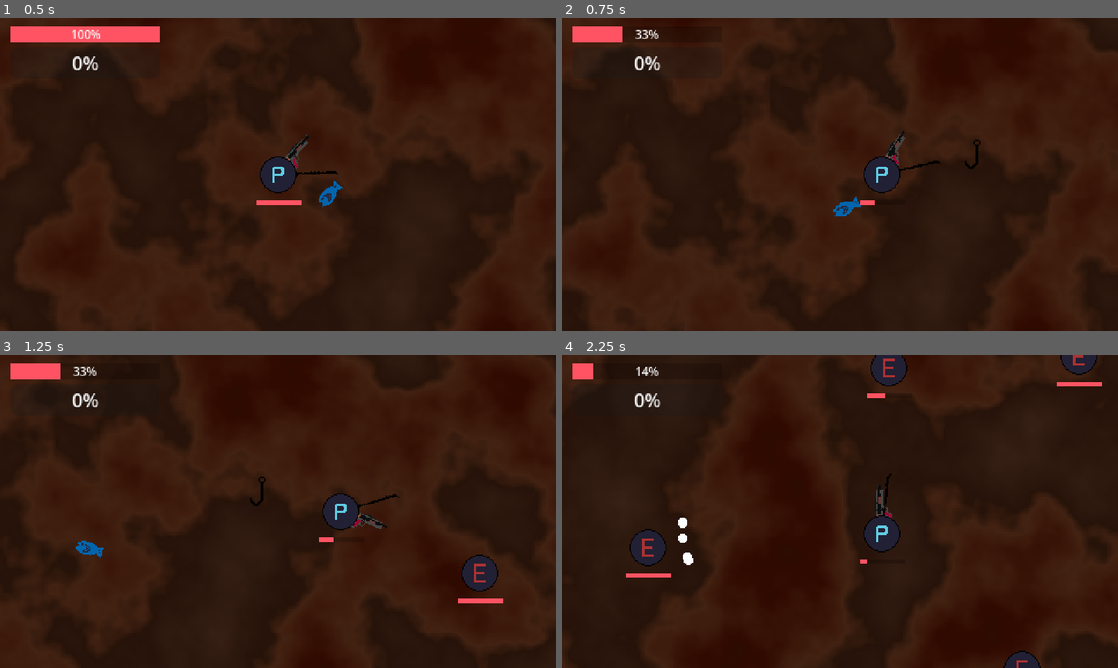
Above: before the commit, frames 1-4 (two rows, left to right).
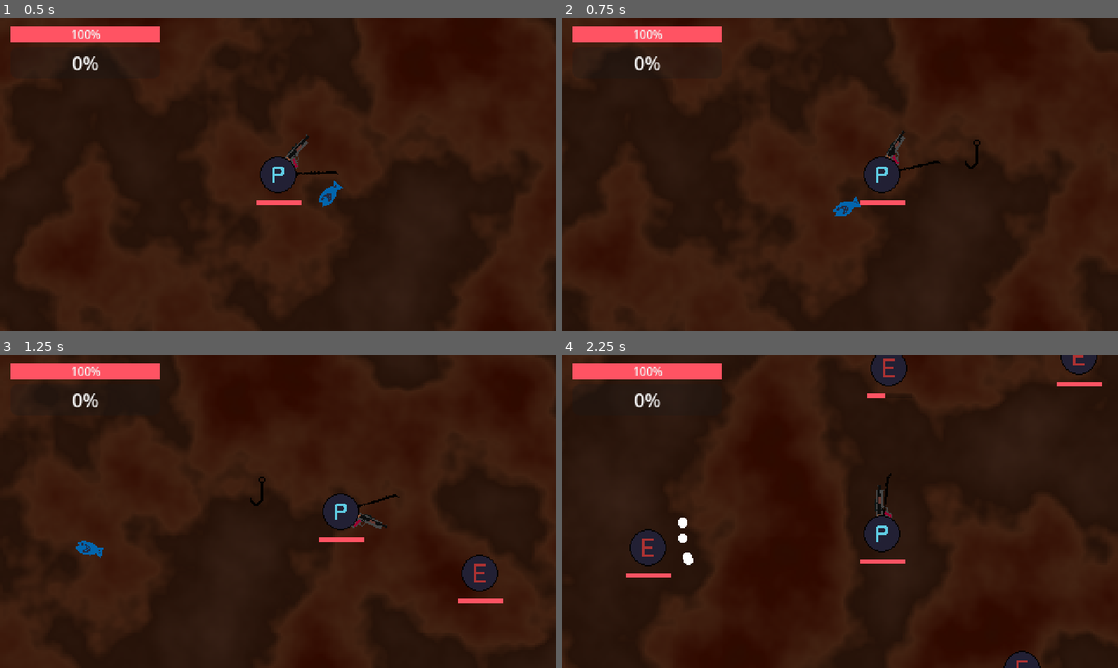
Above: after the commit, the same moments.

Repository: BaldurThor/CGDD
Game: Godot game, scene res://scenes/main.tscn
Same seed, same stepped clock (60 frames per second), same inputs: the game is played once before the commit and once after it.
Inputs (mouse positions are in pixels of both pictures, inside the frame that each line leads up to):
- Up to frame 1 (0.5 s): no input
- Up to frame 2 (0.75 s): tap Enter at 0.5 s; move the mouse to (962, 158) at 0.52 s; hold D (move_right) from 0.53 s (still down); tap G at 0.6 s; click (962, 158) at 0.67 s
- Up to frame 3 (1.25 s): keep holding D (move_right)
- Up to frame 4 (2.25 s): move the mouse to (728, 527) at 1.27 s; release D (move_right) at 1.28 s; hold S (move_down) 1.28-2.03 s; tap G at 1.35, 2.1 s; move the mouse to (895, 442) at 2.02 s; hold D (move_right) from 2.03 s (still down)

Frame 1 is identical in both runs. In frame 2, 1.0% of the frame differs, in the area x 10-62%, y 2-60%; in frame 3, 1.0%; in frame 4, 1.3%, in the area x 5-62%, y 2-67%.

Commit message:
Add basic ability selection

Diff:
--- a/assets/abilities/gater_hide.tres
+++ /dev/null
@@ -1,11 +0,0 @@
-[gd_resource type="Resource" script_class="AbilityInfo" load_steps=3 format=3 uid="uid://bbt18co7pmomp"]
-
-[ext_resource type="Script" path="res://scripts/ability_system/abilities/gater_hide.gd" id="1_f6gvn"]
-[ext_resource type="Script" path="res://scripts/ability_system/ability_info.gd" id="2_esiq2"]
-
-[resource]
-script = ExtResource("2_esiq2")
-ability_script = ExtResource("1_f6gvn")
-name = "Gater Hide"
-rarity = 0
-incompatabilities = Array[ExtResource("2_esiq2")]([])
--- /dev/null
+++ b/assets/abilities/gator_hide.tres
@@ -0,0 +1,13 @@
+[gd_resource type="Resource" script_class="AbilityInfo" load_steps=4 format=3 uid="uid://bbt18co7pmomp"]
+
+[ext_resource type="Script" path="res://scripts/ability_system/abilities/gator_hide.gd" id="1_qcqjh"]
+[ext_resource type="Script" path="res://scripts/ability_system/ability_info.gd" id="2_h5hrw"]
+[ext_resource type="Texture2D" uid="uid://dpdb2vy23mepu" path="res://assets/fish.png" id="2_s7ucx"]
+
+[resource]
+script = ExtResource("2_h5hrw")
+ability_script = ExtResource("1_qcqjh")
+name = "Gator Hide"
+rarity = 0
+icon = ExtResource("2_s7ucx")
+incompatabilities = Array[ExtResource("2_h5hrw")]([])
--- /dev/null
+++ b/assets/abilities/gator_tooth.tres
@@ -0,0 +1,13 @@
+[gd_resource type="Resource" script_class="AbilityInfo" load_steps=4 format=3 uid="uid://b5mv78hb7m7u5"]
+
+[ext_resource type="Script" path="res://scripts/ability_system/abilities/gator_tooth.gd" id="1_3t3ty"]
+[ext_resource type="Texture2D" uid="uid://dpdb2vy23mepu" path="res://assets/fish.png" id="2_71y06"]
+[ext_resource type="Script" path="res://scripts/ability_system/ability_info.gd" id="2_wkyug"]
+
+[resource]
+script = ExtResource("2_wkyug")
+ability_script = ExtResource("1_3t3ty")
+name = "Gator Tooth"
+rarity = 0
+icon = ExtResource("2_71y06")
+incompatabilities = Array[ExtResource("2_wkyug")]([])
--- a/assets/abilities/loot_table.tres
+++ b/assets/abilities/loot_table.tres
@@ -1,9 +1,11 @@
-[gd_resource type="Resource" script_class="AbilityPool" load_steps=4 format=3 uid="uid://ci2k3ke86qm0e"]
+[gd_resource type="Resource" script_class="AbilityPool" load_steps=6 format=3 uid="uid://ci2k3ke86qm0e"]
 
 [ext_resource type="Script" path="res://scripts/ability_system/ability_info.gd" id="1_7pjxk"]
-[ext_resource type="Resource" uid="uid://bbt18co7pmomp" path="res://assets/abilities/gater_hide.tres" id="2_u5r05"]
+[ext_resource type="Resource" uid="uid://bbt18co7pmomp" path="res://assets/abilities/gator_hide.tres" id="2_eei0h"]
 [ext_resource type="Script" path="res://scripts/ability_system/ability_pool.gd" id="3_bjtgc"]
+[ext_resource type="Resource" uid="uid://b5mv78hb7m7u5" path="res://assets/abilities/gator_tooth.tres" id="3_dlt83"]
+[ext_resource type="Resource" uid="uid://dq5syac80mru7" path="res://assets/abilities/redneck_fury.tres" id="4_iwhf5"]
 
 [resource]
 script = ExtResource("3_bjtgc")
-abilities = Array[ExtResource("1_7pjxk")]([ExtResource("2_u5r05")])
+abilities = Array[ExtResource("1_7pjxk")]([ExtResource("2_eei0h"), ExtResource("3_dlt83"), ExtResource("4_iwhf5")])
--- /dev/null
+++ b/assets/abilities/redneck_fury.tres
@@ -0,0 +1,13 @@
+[gd_resource type="Resource" script_class="AbilityInfo" load_steps=4 format=3 uid="uid://dq5syac80mru7"]
+
+[ext_resource type="Script" path="res://scripts/ability_system/abilities/redneck_fury.gd" id="1_yr8t2"]
+[ext_resource type="Texture2D" uid="uid://dpdb2vy23mepu" path="res://assets/fish.png" id="2_e8h2g"]
+[ext_resource type="Script" path="res://scripts/ability_system/ability_info.gd" id="2_mgn6p"]
+
+[resource]
+script = ExtResource("2_mgn6p")
+ability_script = ExtResource("1_yr8t2")
+name = "Redneck Fury"
+rarity = 1
+icon = ExtResource("2_e8h2g")
+incompatabilities = Array[ExtResource("2_mgn6p")]([])
--- a/default_bus_layout.tres
+++ b/default_bus_layout.tres
@@ -1,4 +1,4 @@
 [gd_resource type="AudioBusLayout" format=3 uid="uid://dmtpb5xl1lpwo"]
 
 [resource]
-bus/0/volume_db = -13.2994
+bus/0/volume_db = -25.7583
--- /dev/null
+++ b/scenes/ability_choice.tscn
@@ -0,0 +1,26 @@
+[gd_scene load_steps=2 format=3 uid="uid://1in5byv3fld3"]
+
+[ext_resource type="Script" path="res://scripts/ability_system/ability_choice.gd" id="1_3i24v"]
+
+[node name="AbilityChoice" type="Button"]
+size_flags_horizontal = 3
+script = ExtResource("1_3i24v")
+
+[node name="VBoxContainer" type="VBoxContainer" parent="."]
+layout_mode = 1
+anchors_preset = 15
+anchor_right = 1.0
+anchor_bottom = 1.0
+grow_horizontal = 2
+grow_vertical = 2
+
+[node name="Label" type="Label" parent="VBoxContainer"]
+layout_mode = 2
+text = "Gator Skin"
+horizontal_alignment = 1
+
+[node name="TextureRect" type="TextureRect" parent="VBoxContainer"]
+layout_mode = 2
+size_flags_vertical = 3
+expand_mode = 2
+stretch_mode = 5
--- a/scenes/experience_bar.gd
+++ b/scenes/experience_bar.gd
@@ -9,4 +9,5 @@
 	step = 1
 
 func _update_experience_bar(experience_amount: int) -> void:
-	value = experience_amount
+	value = experience.current_experience
+	max_value = experience.required_for_level_up
--- a/scenes/experience_tracker.gd
+++ b/scenes/experience_tracker.gd
@@ -4,8 +4,10 @@
 
 var current_experience: int = 0
 var required_for_level_up: int = 10
+
 signal gain_experience(amount: int)
 signal update_experience_bar(experience: int)
+signal level_up
 
 func _ready() -> void:
 	gain_experience.connect(_gain_experience)
@@ -13,3 +15,7 @@
 func _gain_experience(amount: int) -> void:
 	current_experience += amount
 	update_experience_bar.emit(current_experience)
+
+	if current_experience >= required_for_level_up:
+		required_for_level_up *= 2.5
+		level_up.emit()
--- a/scenes/player.tscn
+++ b/scenes/player.tscn
@@ -7,10 +7,11 @@
 [ext_resource type="PackedScene" uid="uid://dtbj53hjoq25a" path="res://scenes/gun.tscn" id="5_toqby"]
 [ext_resource type="Resource" uid="uid://b5gw2j56cc2f6" path="res://assets/weapons/shotgun.tres" id="6_0jfqt"]
 [ext_resource type="Resource" uid="uid://crp6kr4pegrt8" path="res://assets/weapons/rifle.tres" id="6_hxhvb"]
-[ext_resource type="PackedScene" path="res://scenes/bullet.tscn" id="6_rvydb"]
+[ext_resource type="PackedScene" uid="uid://bssayd55xxlaq" path="res://scenes/bullet.tscn" id="6_rvydb"]
 [ext_resource type="Script" path="res://scripts/rod_swivel.gd" id="6_swhb5"]
 [ext_resource type="Resource" uid="uid://ci2k3ke86qm0e" path="res://assets/abilities/loot_table.tres" id="7_75cg3"]
 [ext_resource type="Texture2D" uid="uid://cfyf3iuyo4vwe" path="res://assets/rod_placeholder.png" id="7_l7pv7"]
+[ext_resource type="Script" path="res://scripts/ability_system/ability_picker.gd" id="7_v6y57"]
 [ext_resource type="Script" path="res://scripts/hook.gd" id="8_qymma"]
 [ext_resource type="Script" path="res://scenes/experience_bar.gd" id="10_pxkv6"]
 [ext_resource type="Script" path="res://scenes/experience_radius.gd" id="11_fmot2"]
@@ -84,6 +85,30 @@
 layout_mode = 2
 script = ExtResource("10_pxkv6")
 
+[node name="AbilityPicker" type="VBoxContainer" parent="HUD"]
+unique_name_in_owner = true
+anchors_preset = 8
+anchor_left = 0.5
+anchor_top = 0.5
+anchor_right = 0.5
+anchor_bottom = 0.5
+offset_left = -125.0
+offset_top = -51.0
+offset_right = 125.0
+offset_bottom = 51.0
+grow_horizontal = 2
+grow_vertical = 2
+script = ExtResource("7_v6y57")
+
+[node name="Label" type="Label" parent="HUD/AbilityPicker"]
+layout_mode = 2
+text = "Pick Ability"
+horizontal_alignment = 1
+
+[node name="AbilitySelection" type="HBoxContainer" parent="HUD/AbilityPicker"]
+layout_mode = 2
+size_flags_vertical = 3
+
 [node name="AbilitySystem" type="Node" parent="."]
 unique_name_in_owner = true
 script = ExtResource("18_wo8qc")
@@ -118,9 +143,6 @@
 [node name="PickUpSoundEffect" type="AudioStreamPlayer2D" parent="."]
 stream = ExtResource("12_ax3nw")
 
-[node name="HUD2" type="CanvasLayer" parent="."]
-script = ExtResource("15_60owl")
-
 [node name="Experience" type="Node2D" parent="."]
 unique_name_in_owner = true
 script = ExtResource("17_8q3by")
@@ -185,5 +207,6 @@
 [node name="CollisionShape2D" type="CollisionShape2D" parent="Weapons/RodSwivel/hook"]
 shape = SubResource("CapsuleShape2D_dv57t")
 
+[connection signal="level_up" from="Experience" to="AbilitySystem" method="_on_experience_level_up"]
 [connection signal="body_entered" from="Experience/AbsorbRadius" to="Experience/AbsorbRadius" method="_on_body_entered"]
 [connection signal="body_entered" from="Experience/PickupRadius" to="Experience/PickupRadius" method="_on_body_entered"]
--- /dev/null
+++ b/scripts/ability_system/abilities/gator_tooth.gd
@@ -0,0 +1,4 @@
+extends Ability
+
+func apply_effects(player_stats: PlayerStats, player_health: EntityHealth) -> void:
+	player_stats.crit_chance += 1
--- /dev/null
+++ b/scripts/ability_system/abilities/redneck_fury.gd
@@ -0,0 +1,4 @@
+extends Ability
+
+func apply_effects(player_stats: PlayerStats, player_health: EntityHealth) -> void:
+	player_stats.attack_speed *= 2
--- /dev/null
+++ b/scripts/ability_system/ability_choice.gd
@@ -0,0 +1,13 @@
+class_name AbilityChoice extends Button
+
+@onready var texture_rect: TextureRect = $VBoxContainer/TextureRect
+@onready var label: Label = $VBoxContainer/Label
+
+var ability: AbilityInfo = null
+
+func init(ability: AbilityInfo):
+	self.ability = ability
+
+func _ready():
+	texture_rect.texture = ability.icon
+	label.text = ability.name
--- /dev/null
+++ b/scripts/ability_system/ability_picker.gd
@@ -0,0 +1,29 @@
+class_name AbilityPicker extends VBoxContainer
+
+@onready var ability_selection: HBoxContainer = $AbilitySelection
+@onready var ability_system: AbilitySystem = %AbilitySystem
+
+const ABILITY_CHOICE = preload("res://scenes/ability_choice.tscn")
+
+func _ready() -> void:
+	visible = false
+
+func display_choice(ability1: AbilityInfo, ability2: AbilityInfo, ability3: AbilityInfo):
+	visible = true
+
+	add_choice(ability1)
+	add_choice(ability2)
+	add_choice(ability3)
+
+func add_choice(ability: AbilityInfo):
+	var choice: AbilityChoice = ABILITY_CHOICE.instantiate()
+	choice.init(ability)
+	choice.pressed.connect(func(): pick_ability(ability))
+	ability_selection.add_child(choice)
+
+func pick_ability(ability: AbilityInfo):
+	for child in ability_selection.get_children():
+		child.queue_free()
+
+	visible = false
+	ability_system.add_ability(ability)
--- a/scripts/ability_system/ability_system.gd
+++ b/scripts/ability_system/ability_system.gd
@@ -4,11 +4,16 @@
 @export var loot_table: AbilityPool
 @onready var player_health: EntityHealth = %PlayerHealth
 @onready var player_stats: PlayerStats = %PlayerStats
-
-func _input(event: InputEvent) -> void:
-	if event is InputEventKey and event.keycode == KEY_G:
-		add_ability(loot_table.pick_ability())
+@onready var experience: Experience = %Experience
+@onready var ability_picker: AbilityPicker = %AbilityPicker
 
 func add_ability(ability: AbilityInfo):
 	var ability_node: Ability = ability.ability_script.new()
 	ability_node.apply_effects(player_stats, player_health)
+
+func _on_experience_level_up() -> void:
+	ability_picker.display_choice(
+		loot_table.pick_ability(),
+		loot_table.pick_ability(),
+		loot_table.pick_ability(),
+	)
--- a/scripts/bullet.gd
+++ b/scripts/bullet.gd
@@ -2,6 +2,7 @@
 
 ## The time before the bullet automatically despawns
 @export var despawn_delay: float
+@export var bullet_behaviour: Script
 
 @onready var despawn_timer: Timer = $DespawnTimer
 
--- a/scripts/gun.gd
+++ b/scripts/gun.gd
@@ -6,6 +6,7 @@
 @onready var sprite_2d: Sprite2D = $Sprite2D
 @onready var attack_sound_effect: AudioStreamPlayer2D = $AttackSoundEffect
 @onready var gun: Gun = $"."
+@onready var player_stats: PlayerStats = %PlayerStats
 
 @export var weapon_type: WeaponType
 @export var bullet_type: PackedScene
@@ -16,7 +17,7 @@
 # Called when the node enters the scene tree for the first time.
 func _ready() -> void:
 	attack_timer.timeout.connect(_attack)
-	attack_timer.wait_time = weapon_type.attack_speed
+	attack_timer.wait_time = weapon_type.attack_speed / player_stats.attack_speed
 	attack_timer.start()
 	sprite_2d.texture = weapon_type.sprite
 	_burst_attack_signal.connect(_burst_attack)
@@ -24,6 +25,7 @@
 	attack_sound_effect.stream = weapon_type.attack_sfx
 
 func _attack() -> void:
+	attack_timer.wait_time = weapon_type.attack_speed / player_stats.attack_speed
 	if weapon_type.burst == true:
 		_burst_attack_signal.emit()
 	else:
Not shown: 1 places in scenes/bullet.tscn that only renumber resources
Not shown: 1 places in scenes/player.tscn that only renumber resources
Renamed: scripts/ability_system/abilities/gater_hide.gd -> scripts/ability_system/abilities/gator_hide.gd
